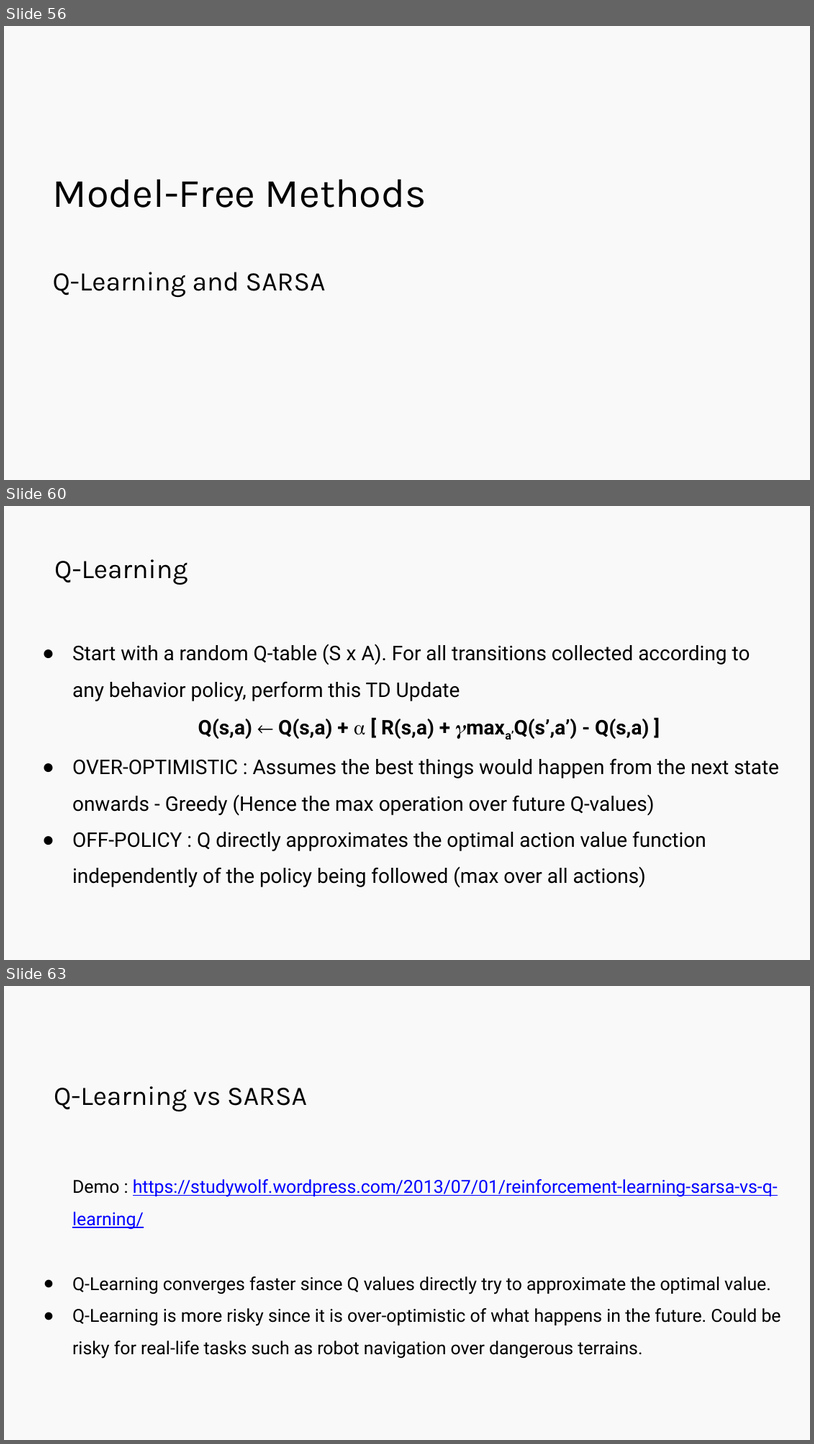
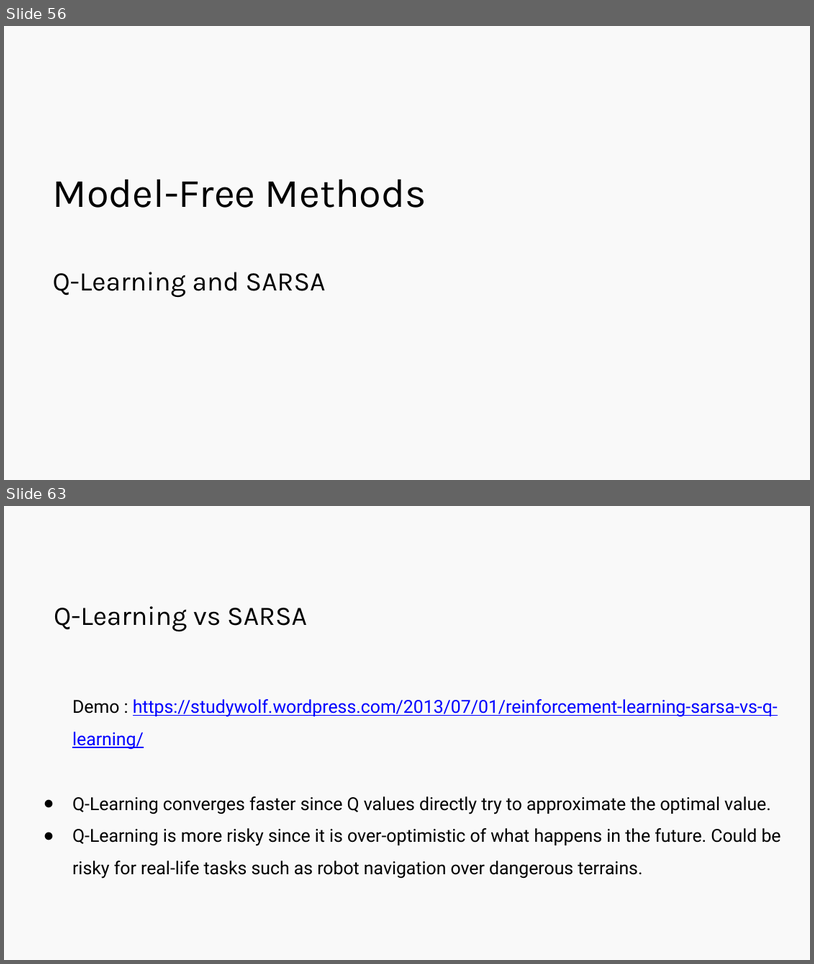
Before and after one commit to Harvard-IACS/2019-CS109B, a slide deck: content/lectures/lecture14/presentation/cs109b_lecture14_RL.pptx. Shown one above the other, each under a label of ours: slides 56, 60 and 63 before the commit, slides 56 and 63 after it; the slides between them are not shown. The pictures are 814x1444 and 814x964 pixels, drawn with LibreOffice and Linux fonts; fonts in the diff are those of the drawing. Boxes give left, top, right and bottom in pixels: in the first picture for what was removed or moved away, otherwise in the second. Text is boxed around its words. In the diff, an @@ line names an element or a change of style, - is before the commit and + after.

```diff
--- a/content/lectures/lecture14/presentation/cs109b_lecture14_RL.pptx
+++ b/content/lectures/lecture14/presentation/cs109b_lecture14_RL.pptx
@@ slide 60 removed at bbox=[4, 506, 810, 960], background #F9F9F9 @@
@@ title removed at bbox=[54, 559, 188, 585] @@
-Q-Learning
@@ text removed at bbox=[72, 644, 779, 888] @@
-● Start with a random Q-table (S x A). For all transitions collected according to any behavior policy, perform this TD Update
-Q(s,a) ← Q(s,a) + ⍺ [ R(s,a) + 𝜸maxa’Q(s’,a’) - Q(s,a) ]
-● OVER-OPTIMISTIC : Assumes the best things would happen from the next state onwards - Greedy (Hence the max operation over future Q-values)
-● OFF-POLICY : Q directly approximates the optimal action value function independently of the policy being followed (max over all actions)
```
Also in this commit, not shown: 7 slides changed, 2 slides added, 1 other slide removed.
